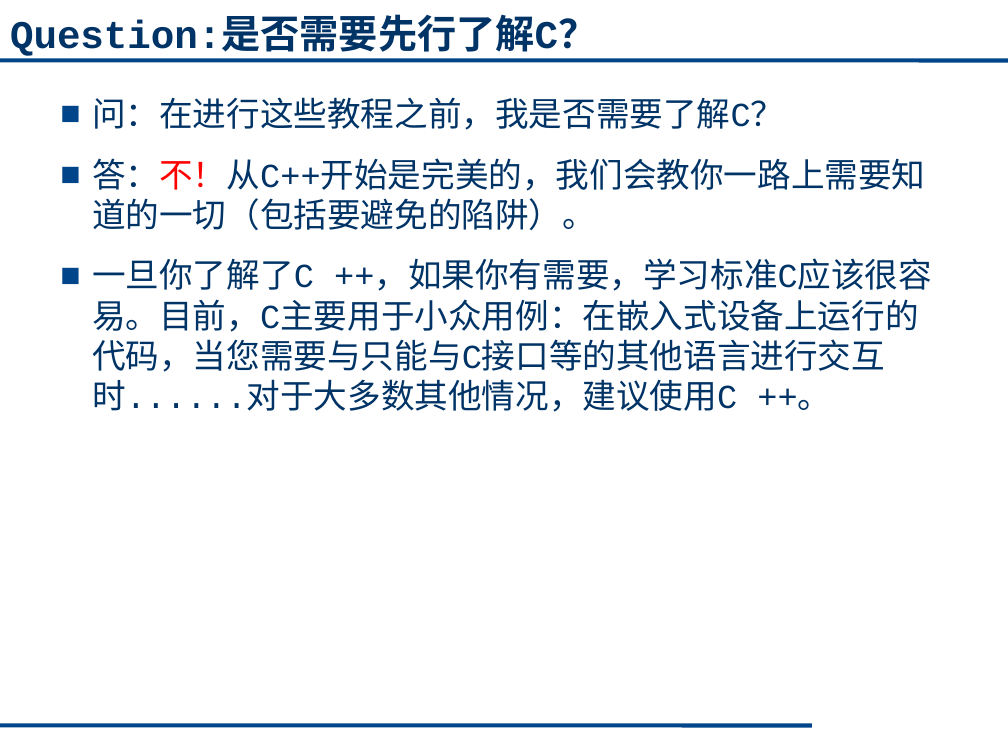
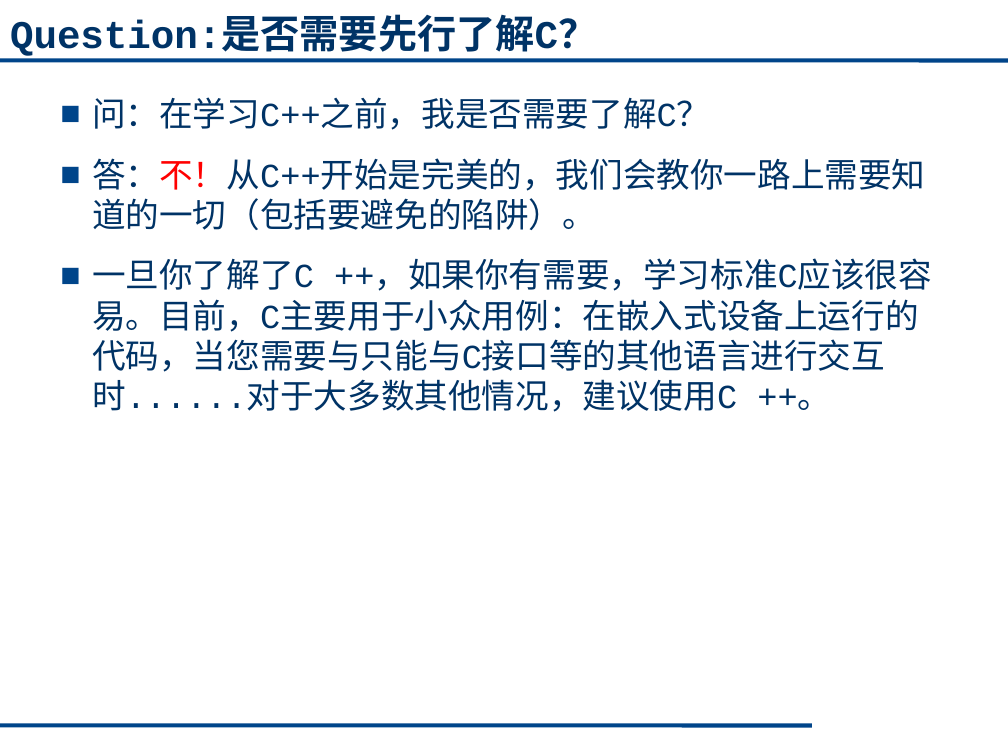
Before and after one commit to cugwhp/OOPCPP, a slide deck: slide 17 of 02.PPT/Ch1-绪论/C++1_2.pptx (slide 16 before the commit). Drawn at 1008x756 pixels with LibreOffice and Linux fonts; fonts in the diff are those of the drawing. Boxes give left, top, right and bottom in pixels: in the first picture for what was removed or moved away, otherwise in the second. Text is boxed around its words. In the diff, an @@ line names an element or a change of style, - is before the commit and + after.

```diff
--- a/02.PPT/Ch1-绪论/C++1_2.pptx
+++ b/02.PPT/Ch1-绪论/C++1_2.pptx
@@ text at (92, 97, 710, 130): text changed @@
-■ 问：在进行这些教程之前，我是否需要了解C？
+■ 问：在学习C++之前，我是否需要了解C？
```
Also in this commit, not shown: 13 other slides changed, 1 slide added, 3 other files.
